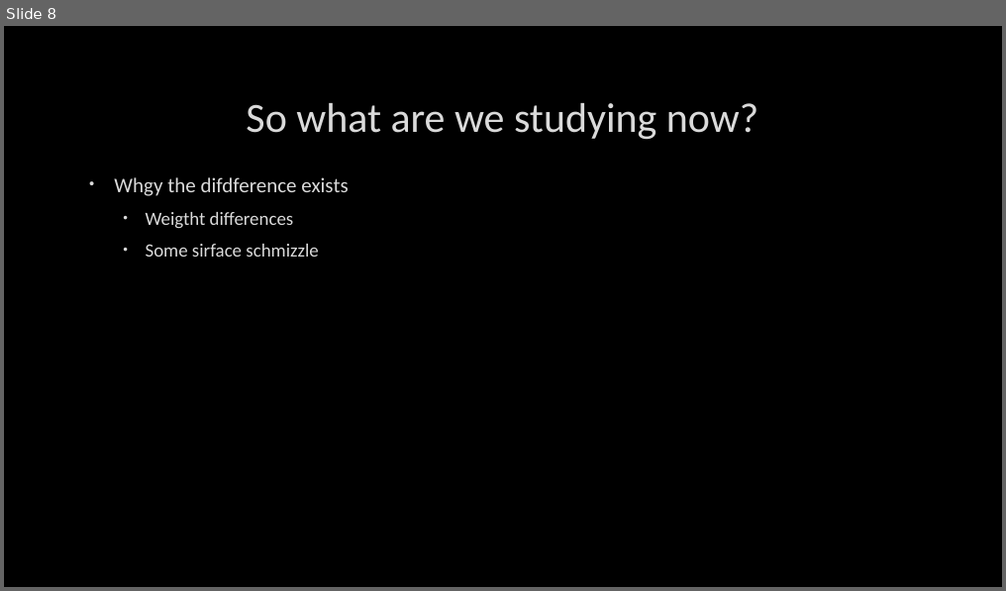
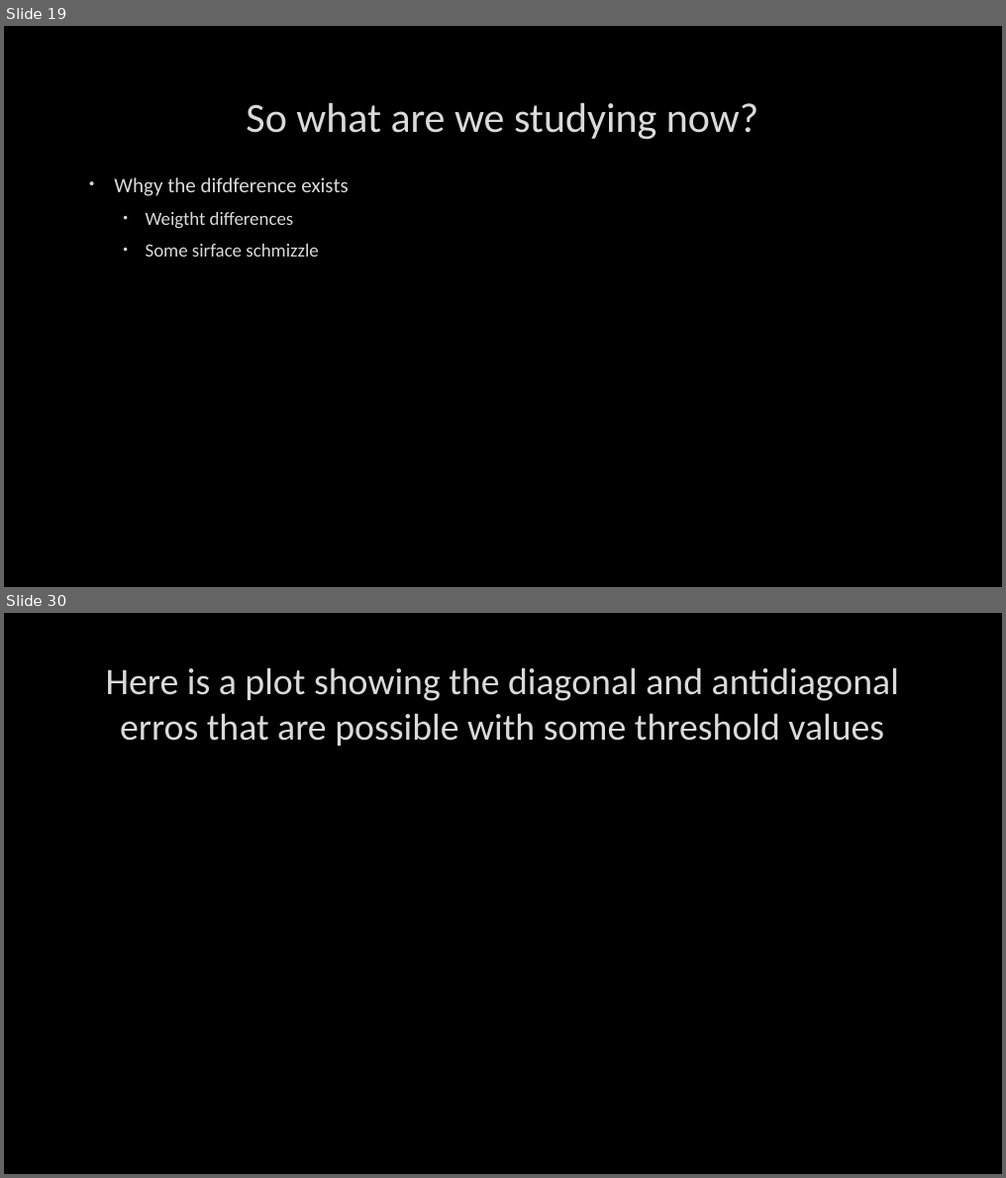
Before and after one commit to TchakamauRa/Soft-Matter, a slide deck: Backup copy.pptx. Shown one above the other, each under a label of ours: slide 8 before the commit, slides 19 and 30 after it; the slides between them are not shown. The pictures are 1006x591 and 1006x1178 pixels, drawn with LibreOffice and Linux fonts; fonts in the diff are those of the drawing; background and template pictures are left out. Boxes give left, top, right and bottom in pixels: in the first picture for what was removed or moved away, otherwise in the second. Text is boxed around its words. In the diff, an @@ line names an element or a change of style, - is before the commit and + after.

```diff
--- a/Backup copy.pptx
+++ b/Backup copy.pptx
@@ slide 30 added at (4, 613, 1002, 1174), background picture (left out) @@
@@ title added at (106, 667, 899, 746), 36 pt, text #DADADA @@
+Here is a plot showing the diagonal and antidiagonal erros that are possible with some threshold values
@@ what was slide 8 is now slide 19 @@
```
Also in this commit, not shown: 8 slides changed, 17 other slides added, 2 slides removed, 2 other files.
